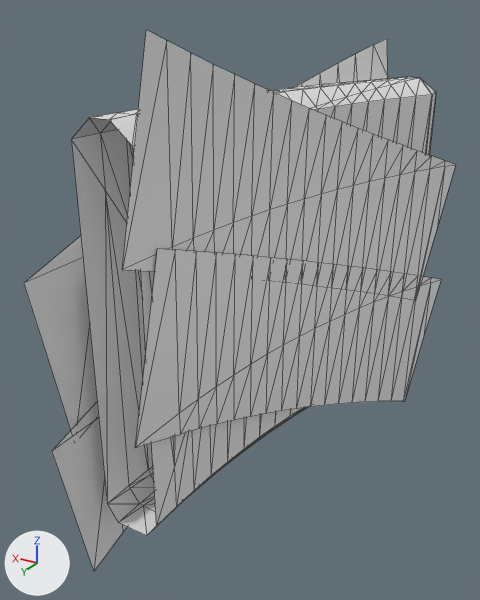
What one commit did to the glTF model Structures Plus/models/c90part_981d8f1652811852e2501a6d.glb.
Before and after are seen from a 50 mm camera at (0.83, 3.28, 1.97) aimed at (1.97, 1.38, 1.02). Lighting does not change. The marker at lower left points along +X, +Y and +Z. The first picture is the older version. Mesh edges are drawn as thin lines. Vertices at exactly the same position are counted once.
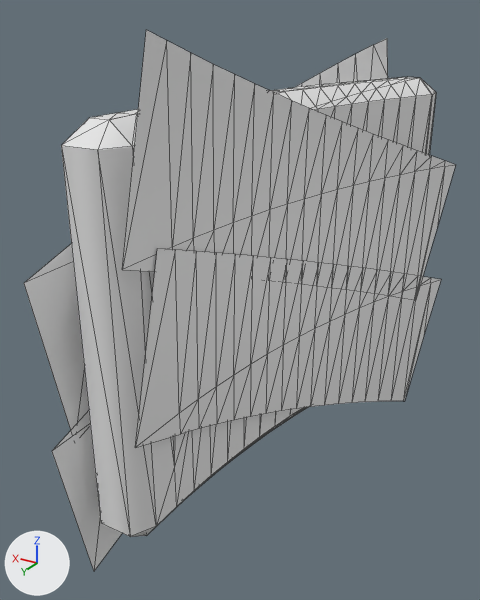
Where the change shows, as pixel boxes [x1, y1, x2, y2] in the pictures (480 x 600 px):
```json
{"part": 1, "of": "me_mesh_0", "change": "added", "after": [61, 118, 156, 537]}
```

Scene script edits in JSON lines:
```json
{"block": "me_mesh_0", "where": "# used by ob_cube; location = (0.0, 0.0, 0.0)"}
{"block": "me_mesh_0", "where": "# verts and faces of me_mesh_0; kept vertices keep their numbers, new ones are numbered from 499"}
{"block": "me_mesh_0", "where": "# before: 18 (2.03, 2.01, 1.73) at pixel (89, 117), 27 (2.1, 2.01, 1.67) at pixel (71, 139), 108 (1.9, 2.01, 1.67) at pixel (132, 146), 116 (1.97, 2.01, 1.73) at pixel (109, 119), 139 (2.1, 2.01, 0.5) at pixel (107, 503)"}
{"block": "me_mesh_0", "where": "# before: 167 (1.9, 2.01, 0.5) at pixel (156, 526), 214 (1.94, 2.01, 0.44) at pixel (146, 535), 215 (2.06, 2.01, 0.44) at pixel (118, 522)"}
{"op": "remove", "block": "me_mesh_0", "code": "me_mesh_0.from_pydata(...)  # 499 vertices, 825 faces; spans x 1.51..2.15, y 0.35..2.19, z 0.22..1.94"}
{"op": "add", "block": "me_mesh_0", "code": "me_mesh_0.from_pydata(...)  # 503 vertices, 839 faces; spans x 1.51..2.15, y 0.35..2.19, z 0.22..1.94"}
{"block": "me_mesh_0", "change": "me_mesh_0 part 1"}
{"op": "add", "block": "me_mesh_0", "code": "verts[499] = (2.06, 2.09, 1.67)  # pixel (61, 145)"}
{"op": "add", "block": "me_mesh_0", "code": "verts[500] = (1.94, 2.08, 1.67)  # pixel (97, 149)"}
{"op": "add", "block": "me_mesh_0", "code": "verts[501] = (1.94, 2.08, 0.5)  # pixel (130, 536)"}
{"op": "add", "block": "me_mesh_0", "code": "verts[502] = (2.06, 2.09, 0.5)  # pixel (100, 523)"}
{"op": "add", "block": "me_mesh_0", "code": "faces += [(18, 499, 116), (116, 499, 500), (18, 27, 499), (108, 116, 500), (499, 501, 500), (499, 502, 501)]  # mat_thatch (white #e7e7e7)"}
{"op": "add", "block": "me_mesh_0", "code": "faces += [(27, 139, 502), (27, 502, 499), (108, 500, 167), (167, 500, 501), (139, 215, 502), (215, 501, 502)]  # mat_thatch (white #e7e7e7)"}
{"op": "add", "block": "me_mesh_0", "code": "faces += [(214, 501, 215), (167, 501, 214)]  # mat_thatch (white #e7e7e7)"}
```
